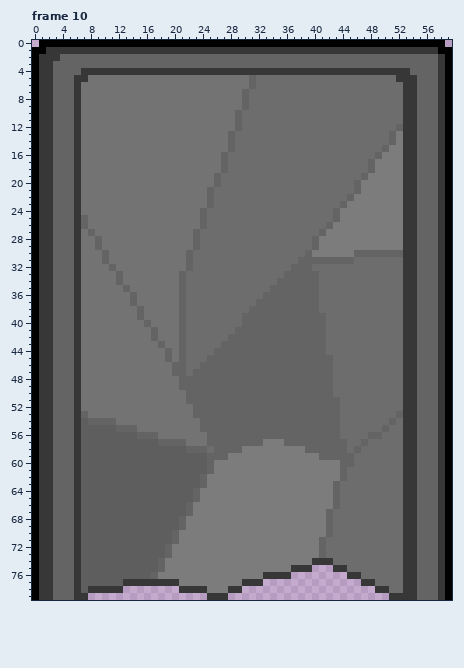
Edited in one commit: pixel-art file (Sprites/Map_Parts/MP-15-Level_exit-01-door.aseprite). This is how it looked before the edit.
60x80 pixels, 10 frames. Colours within 5 levels of each other are drawn and written as one. Shown: frame 10.
The same view after the edit:
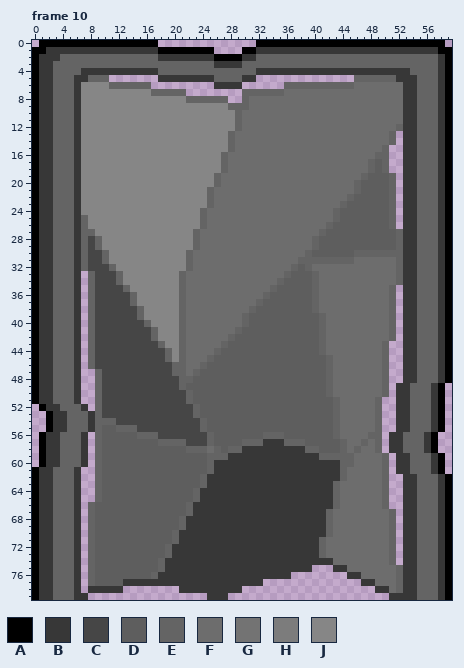
Palette (. is transparent): A #000000  B #373737  C #464646  D #5e5e5e  E #646464  F #6d6d6d  G #737373  H #7c7c7c  J #868686
Change:
Changed rows in their new state; - is an unchanged pixel.
Frame 10, layer "Layer 1":
first column x 0:
 0 ------------------..............----------------------------
 1 ------------------AAAAAAAA....AA----------------------------
 2 ------------------BBBBBBBBAAAABB----------------------------
 3 --------------------------BBBB------------------------------
 4 ------------------EEEEEEEEEEEEEE----------------------------
 5 --------EEE.......BBBBBBBBEEEEBB..............EEEEEE--------
 6 -------JJJJEEEEEE.........BBBB......EEEEEEEEEE--------------
 7 -------JJJJJJJJJJEEEEE........-EEEEE------------------------
 8 -------JJJJJJJJJJJJJJJEEEEEE..------------------------------
 9 -------JJJJJJJJJJJJJJJJJJJJJEE------------------------------
10 -------JJJJJJJJJJJJJJJJJJJJJJ-------------------------------
11 -------JJJJJJJJJJJJJJJJJJJJJJ-------------------------------
12 -------JJJJJJJJJJJJJJJJJJJJJJ-------------------------------
13 -------JJJJJJJJJJJJJJJJJJJJJ------------------------.-------
14 -------JJJJJJJJJJJJJJJJJJJJJ------------------------.-------
15 -------JJJJJJJJJJJJJJJJJJJJJ-----------------------..-------
16 -------JJJJJJJJJJJJJJJJJJJJ-----------------------E..-------
17 -------JJJJJJJJJJJJJJJJJJJJ----------------------DE..-------
18 -------JJJJJJJJJJJJJJJJJJJJ----------------------DE..-------
19 -------JJJJJJJJJJJJJJJJJJJ----------------------DDDE.-------
20 -------JJJJJJJJJJJJJJJJJJJ---------------------DDDDE.-------
21 -------JJJJJJJJJJJJJJJJJJ----------------------DDDDE.-------
22 -------JJJJJJJJJJJJJJJJJJ---------------------DDDDDE.-------
23 -------JJJJJJJJJJJJJJJJJJ--------------------DDDDDDE.-------
24 -------JJJJJJJJJJJJJJJJJ--------------------DDDDDDDE.-------
25 --------JJJJJJJJJJJJJJJJ--------------------DDDDDDDE.-------
26 --------JJJJJJJJJJJJJJJJ-------------------DDDDDDDDE.-------
27 -------E-JJJJJJJJJJJJJJ-------------------DDDDDDDDDDE-------
28 -------EC-JJJJJJJJJJJJJ------------------DDDDDDDDDDDE-------
29 -------EC-JJJJJJJJJJJJJ------------------DDDDDDDDDDDE-------
30 -------ECC-JJJJJJJJJJJ------------------DDDDDD--------------
31 -------ECC-JJJJJJJJJJJ------------------------------E-------
32 -------ECCC-JJJJJJJJJJ----------------D-------------E-------
33 -------.ECCC-JJJJJJJJ----------------DDD------------E-------
34 -------.ECCC-JJJJJJJJ---------------DDDD------------E-------
35 -------.ECCCC-JJJJJJJ--------------DDDDD-----------E.-------
36 -------.ECCCCC-JJJJJJ-------------DDDDDD-----------E.-------
37 -------.ECCCCC-JJJJJJ------------DDDDDDD-----------E.-------
38 -------.ECCCCCC-JJJJJ-----------DDDDDDDD-----------E.-------
39 -------.ECCCCCC-JJJJJ----------DDDDDDDDDD----------E.-------
40 -------.ECCCCCCC-JJJJ----------DDDDDDDDDD----------E.-------
41 -------.ECCCCCCCC-JJJ---------DDDDDDDDDDD----------E.-------
42 -------.ECCCCCCCC-JJJ--------DDDDDDDDDDDD----------E.-------
43 -------.ECCCCCCCCC-JJ-------DDDDDDDDDDDDD---------E..-------
44 -------.ECCCCCCCCCC-J------DDDDDDDDDDDDDD---------E..-------
45 -------.ECCCCCCCCCC-J-----DDDDDDDDDDDDDDDD--------E..-------
46 -------.ECCCCCCCCCCC-----DDDDDDDDDDDDDDDDD--------E..-------
47 -------..ECCCCCCCCCC----DDDDDDDDDDDDDDDDDD--------E..-------
48 -------..ECCCCCCCCCCC--DDDDDDDDDDDDDDDDDDD--------E..-------
49 -------..ECCCCCCCCCCC-DDDDDDDDDDDDDDDDDDDD--------E.B-E--BA.
50 -------..ECCCCCCCCCCCC-DDDDDDDDDDDDDDDDDDD--------E.B-E--BA.
51 -------..ECCCCCCCCCCCC-DDDDDDDDDDDDDDDDDDDD------E..B-E--BA.
52 .A-B--EB.ECCCCCCCCCCCCC-DDDDDDDDDDDDDDDDDDD------E..B-E--BA.
53 ..ABB-E-BECCCCCCCCCCCCC-DDDDDDDDDDDDDDDDDDD------E..B-E--BA.
54 ..ABB-EEB---CCCCCCCCCCCC-DDDDDDDDDDDDDDDDDD------E..B-E--BA.
55 ..ABB-EEBE-----CCCCCCCCC-DDDDDDDDDDDDDDDDDD------E..B-E--BA.
56 .A-B--EB.E--------CCCCCCC-DDDDDDD---DDDDDDD-------.BBEE-BA..
57 .A-B--EB.E------------CCC-DDDD---BBB---DDDDD-----E.BBEE-BA..
58 .A-B--EB.E-----------------D--BBBBBBBBB--DDD-----E.BBEE-BA..
59 .A-B--EB.E------------------BBBBBBBBBBBBB---------E.B-E--BA.
60 .A-B--EB.E----------------BBBBBBBBBBBBBBBBBB------E.B-E--BA.
61 -------..E----------------BBBBBBBBBBBBBBBBBB------E.B-E--BA.
62 -------..E---------------BBBBBBBBBBBBBBBBBBB------E..-------
63 -------..E---------------BBBBBBBBBBBBBBBBBB-------E..-------
64 -------..E--------------BBBBBBBBBBBBBBBBBBB-------E..-------
65 -------..E--------------BBBBBBBBBBBBBBBBBBB-------E..-------
66 -------.E--------------BBBBBBBBBBBBBBBBBBBB-------E..-------
67 -------.E--------------BBBBBBBBBBBBBBBBBBB---------E.-------
68 -------.E-------------BBBBBBBBBBBBBBBBBBBB---------E.-------
69 -------.E-------------BBBBBBBBBBBBBBBBBBBB---------E.-------
70 -------.E------------BBBBBBBBBBBBBBBBBBBBB---------E.-------
71 -------.E------------BBBBBBBBBBBBBBBBBBBB----------E.-------
72 -------.E-----------BBBBBBBBBBBBBBBBBBBBB----------E.-------
73 -------.E-----------BBBBBBBBBBBBBBBBBBBBB----------E.-------
74 -------.E----------BBBBBBBBBBBBBBBBBBBBB-----------E.-------
75 -------.E----------BBBBBBBBBBBBBBBBBB---------------E-------
76 -------.E---------BBBBBBBBBBBBBBB-------------------E-------
77 -------.E------------BBBBBBBBB----------------------E-------
78 -------.-----------------BBB------------------------E-------
